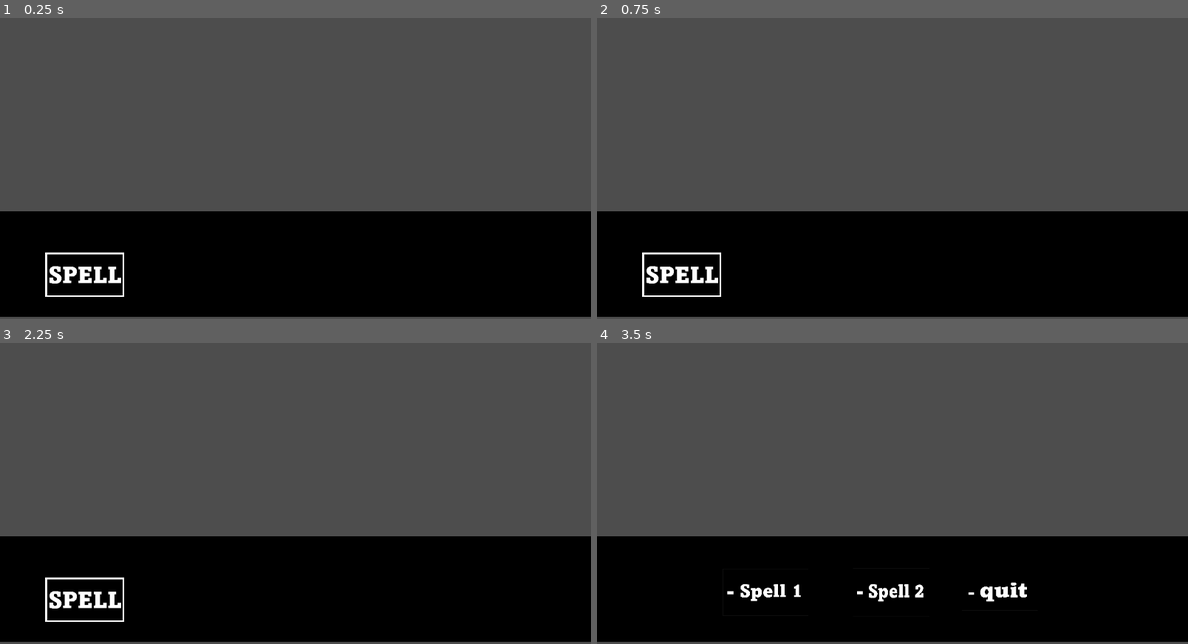
Above: before the commit, frames 1-4 (two rows, left to right).
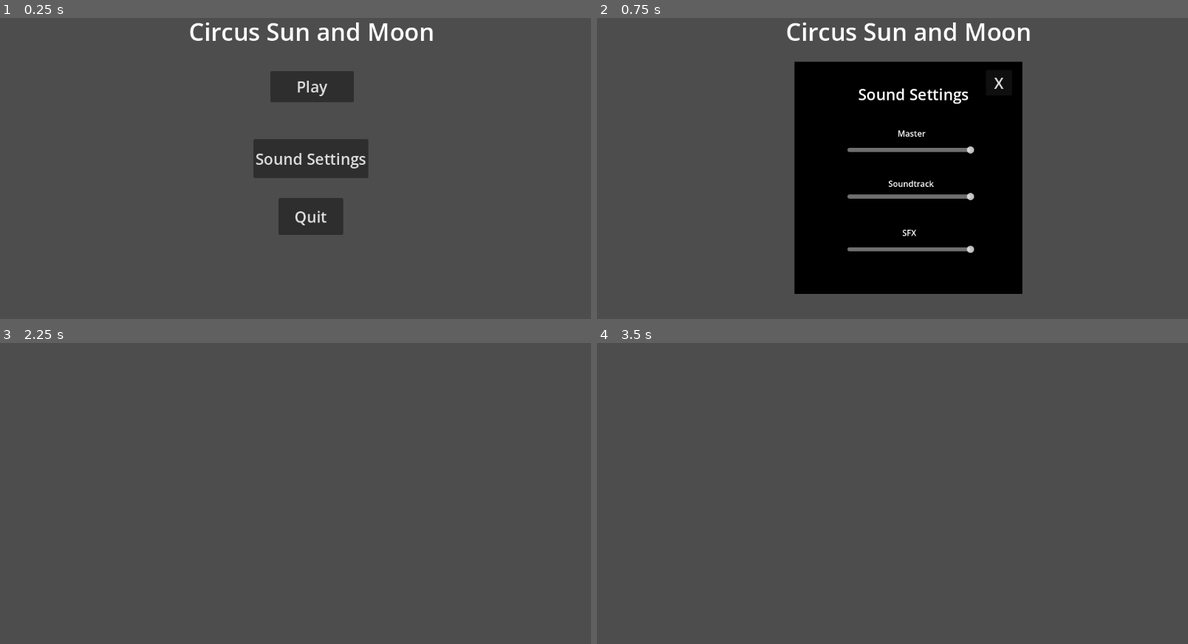
Above: after the commit, the same moments.

Repository: JasonJ13/CircusSunMoon
Game: Godot game, scene res://Scene/APP/app.tscn
The game is run twice, just before and just after one commit, with the same random seed, the same clock (stepped at 60 frames per second) and the same inputs. Before the commit the project starts from res://Scene/Test/test.tscn.
Inputs (mouse positions are in pixels of both pictures, inside the frame that each line leads up to):
- Up to frame 1 (0.25 s): no input
- Up to frame 2 (0.75 s): click (910, 159) at 0.5 s, where only the run after the commit has a clickable "Sound Settings"
- Up to frame 3 (2.25 s): click (401, 409) at 1.25 s, where only the run after the commit has a clickable "X"; click (313, 412) at 2 s, where only the run after the commit has a clickable "Play"
- Up to frame 4 (3.5 s): click (679, 598) at 2.77 s

The runs differ from the first frame. In frame 1, 40% of the frame differs, in the area x 0-100%, y 1-100%; in frame 2, 45%; in frame 3, 35%; in frame 4, 35%.

Commit message:
Finishing Menu and SFX settings

Diff:
--- /dev/null
+++ b/Scene/APP/app.tscn
@@ -0,0 +1,23 @@
+[gd_scene format=3 uid="uid://bmv4s0fsvdp2w"]
+
+[ext_resource type="PackedScene" uid="uid://rnupwuqu6c8n" path="res://Scene/MainMenu/MainMenu.tscn" id="1_8h336"]
+[ext_resource type="Script" uid="uid://jqpikbrdbbdo" path="res://Script/APP/app.gd" id="1_tay45"]
+[ext_resource type="PackedScene" uid="uid://dqoddm88ktvch" path="res://Scene/SFX/sfx.tscn" id="2_tay45"]
+
+[node name="APP" type="Control" unique_id=651810850]
+layout_mode = 3
+anchors_preset = 15
+anchor_right = 1.0
+anchor_bottom = 1.0
+grow_horizontal = 2
+grow_vertical = 2
+script = ExtResource("1_tay45")
+
+[node name="MainMenu" parent="." unique_id=1614029504 instance=ExtResource("1_8h336")]
+layout_mode = 1
+
+[node name="SFX" parent="." unique_id=485798726 instance=ExtResource("2_tay45")]
+
+[connection signal="game_start" from="." to="SFX" method="_on_app_game_start"]
+[connection signal="on_play" from="MainMenu" to="." method="_on_main_menu_on_play"]
+[connection signal="on_quit" from="MainMenu" to="." method="_on_main_menu_on_quit"]
--- a/Scene/MainMenu/MainMenu.tscn
+++ b/Scene/MainMenu/MainMenu.tscn
@@ -1,4 +1,7 @@
 [gd_scene format=3 uid="uid://rnupwuqu6c8n"]
+
+[ext_resource type="Script" uid="uid://cvmlmm6unx76t" path="res://Script/MainMenu/main_menu.gd" id="1_lck82"]
+[ext_resource type="PackedScene" uid="uid://0p2t77b6t20r" path="res://Scene/MainMenu/sound_setting.tscn" id="2_b4s8y"]
 
 [sub_resource type="LabelSettings" id="LabelSettings_o12uj"]
 font_size = 47
@@ -10,6 +13,7 @@
 anchor_bottom = 1.0
 grow_horizontal = 2
 grow_vertical = 2
+script = ExtResource("1_lck82")
 
 [node name="Label" type="Label" parent="." unique_id=624498139]
 layout_mode = 0
@@ -29,7 +33,7 @@
 theme_override_font_sizes/font_size = 30
 text = "Play"
 
-[node name="SoundSetting" type="Button" parent="." unique_id=1260568817]
+[node name="SoundSettingButton" type="Button" parent="." unique_id=1260568817]
 layout_mode = 0
 offset_left = 494.0
 offset_top = 297.0
@@ -38,7 +42,7 @@
 theme_override_font_sizes/font_size = 30
 text = "Sound Settings"
 
-[node name="Button" type="Button" parent="." unique_id=585952680]
+[node name="QuitButton" type="Button" parent="." unique_id=585952680]
 layout_mode = 0
 offset_left = 543.0
 offset_top = 412.0
@@ -46,3 +50,15 @@
 offset_bottom = 484.0
 theme_override_font_sizes/font_size = 30
 text = "Quit"
+
+[node name="SoundSetting" parent="." unique_id=2041703280 instance=ExtResource("2_b4s8y")]
+visible = false
+layout_mode = 0
+offset_left = 0.0
+offset_top = 0.0
+offset_right = 1153.0
+offset_bottom = 650.0
+
+[connection signal="pressed" from="PlayButton" to="." method="_on_play_button_pressed"]
+[connection signal="pressed" from="SoundSettingButton" to="SoundSetting" method="_on_sound_setting_button_pressed"]
+[connection signal="pressed" from="QuitButton" to="." method="_on_quit_button_pressed"]
--- /dev/null
+++ b/Scene/MainMenu/sound_setting.tscn
@@ -0,0 +1,116 @@
+[gd_scene format=3 uid="uid://0p2t77b6t20r"]
+
+[ext_resource type="Script" uid="uid://cetemqr7o26vm" path="res://Script/MainMenu/sound_setting.gd" id="1_fssin"]
+[ext_resource type="Texture2D" uid="uid://ck034vpoe3tyo" path="res://Asset/Images/black.png" id="2_igi57"]
+
+[node name="SoundSetting" type="Control" unique_id=2041703280]
+layout_mode = 3
+anchors_preset = 0
+offset_left = 1.0
+offset_top = -1.0
+offset_right = 1154.0
+offset_bottom = 649.0
+script = ExtResource("1_fssin")
+
+[node name="Background" type="TextureRect" parent="." unique_id=1126852662]
+layout_mode = 0
+offset_left = 385.0
+offset_top = 146.0
+offset_right = 829.0
+offset_bottom = 599.0
+texture = ExtResource("2_igi57")
+expand_mode = 1
+
+[node name="Label" type="Label" parent="." unique_id=401208704]
+layout_mode = 0
+offset_left = 509.0
+offset_top = 188.0
+offset_right = 725.0
+offset_bottom = 230.0
+theme_override_font_sizes/font_size = 30
+text = "Sound Settings"
+
+[node name="CloseSetting" type="Button" parent="." unique_id=1573142327]
+layout_mode = 0
+offset_left = 758.0
+offset_top = 162.0
+offset_right = 809.0
+offset_bottom = 212.0
+theme_override_font_sizes/font_size = 30
+text = "X"
+
+[node name="Master" type="Control" parent="." unique_id=1033232989]
+anchors_preset = 0
+offset_right = 40.0
+offset_bottom = 40.0
+
+[node name="Label" type="Label" parent="Master" unique_id=947050763]
+layout_mode = 0
+offset_left = 586.0
+offset_top = 274.0
+offset_right = 641.0
+offset_bottom = 297.0
+text = "Master"
+
+[node name="MasterSlider" type="HSlider" parent="Master" unique_id=1014998535]
+layout_mode = 0
+offset_left = 488.0
+offset_top = 300.0
+offset_right = 736.0
+offset_bottom = 337.0
+max_value = 1.0
+step = 0.001
+value = 1.0
+
+[node name="Soundtrack" type="Control" parent="." unique_id=175372409]
+anchors_preset = 0
+offset_top = 91.0
+offset_right = 40.0
+offset_bottom = 131.0
+
+[node name="Label" type="Label" parent="Soundtrack" unique_id=234044731]
+layout_mode = 0
+offset_left = 568.0
+offset_top = 281.0
+offset_right = 657.0
+offset_bottom = 304.0
+text = "Soundtrack"
+
+[node name="SoundtrackSlider" type="HSlider" parent="Soundtrack" unique_id=2083780720]
+layout_mode = 0
+offset_left = 488.0
+offset_top = 300.0
+offset_right = 736.0
+offset_bottom = 337.0
+max_value = 1.0
+step = 0.001
+value = 1.0
+
+[node name="SFX" type="Control" parent="." unique_id=1064095675]
+anchors_preset = 0
+offset_top = 194.0
+offset_right = 40.0
+offset_bottom = 234.0
+
+[node name="Label" type="Label" parent="SFX" unique_id=22518151]
+layout_mode = 0
+offset_left = 595.0
+offset_top = 274.0
+offset_right = 650.0
+offset_bottom = 297.0
+text = "SFX"
+
+[node name="SFXSlider" type="HSlider" parent="SFX" unique_id=1532151120]
+layout_mode = 0
+offset_left = 488.0
+offset_top = 300.0
+offset_right = 736.0
+offset_bottom = 337.0
+max_value = 1.0
+step = 0.001
+value = 1.0
+
+[connection signal="pressed" from="CloseSetting" to="." method="_on_close_setting_pressed"]
+[connection signal="value_changed" from="Master/MasterSlider" to="." method="_on_master_slider_value_changed"]
+[connection signal="value_changed" from="Soundtrack/SoundtrackSlider" to="." method="_on_soundtrack_slider_value_changed"]
+[connection signal="value_changed" from="SFX/SFXSlider" to="." method="_on_sfx_slider_value_changed"]
--- a/Scene/SFX/sfx.tscn
+++ b/Scene/SFX/sfx.tscn
@@ -1,22 +1,23 @@
 [gd_scene format=3 uid="uid://dqoddm88ktvch"]
 
-[ext_resource type="AudioStream" uid="uid://faukvu3p26lr" path="res://Asset/SFX/Circus SunMoon.wav" id="1_nlxgm"]
 [ext_resource type="Script" uid="uid://jmlier4tf5vh" path="res://Script/SFX/sfx.gd" id="1_npfgb"]
 [ext_resource type="AudioStream" uid="uid://pvhfjrgovu61" path="res://Asset/SFX/Circus Moon.wav" id="2_npfgb"]
+[ext_resource type="Script" uid="uid://crdyr004tpf12" path="res://Script/SFX/circus_moon.gd" id="3_dti4m"]
 [ext_resource type="AudioStream" uid="uid://c45a5aw2xnq0i" path="res://Asset/SFX/Circus Sun.wav" id="3_sl0mt"]
+[ext_resource type="Script" uid="uid://dn7eipmp56lm7" path="res://Script/SFX/circus_sun.gd" id="5_u1kxe"]
 
 [node name="SFX" type="Node" unique_id=485798726]
 script = ExtResource("1_npfgb")
 
-[node name="test" type="AudioStreamPlayer" parent="." unique_id=92527422]
-stream = ExtResource("1_nlxgm")
-
 [node name="CircusMoon" type="AudioStreamPlayer" parent="." unique_id=295726462]
 stream = ExtResource("2_npfgb")
-autoplay = true
 bus = &"Moon"
+script = ExtResource("3_dti4m")
 
 [node name="CircusSun" type="AudioStreamPlayer" parent="." unique_id=62891149]
 stream = ExtResource("3_sl0mt")
-autoplay = true
 bus = &"Sun"
+script = ExtResource("5_u1kxe")
+
+[connection signal="play_sountrack" from="." to="CircusMoon" method="_on_sfx_play_sountrack"]
+[connection signal="play_sountrack" from="." to="CircusSun" method="_on_sfx_play_sountrack"]
--- /dev/null
+++ b/Script/APP/app.gd
@@ -0,0 +1,32 @@
+extends Control
+
+# Signals
+# -----------
+
+signal game_start
+
+
+
+# Methods
+# ------------
+
+# Called when the node enters the scene tree for the first time.
+func _ready() -> void:
+	pass # Replace with function body.
+
+
+# Called every frame. 'delta' is the elapsed time since the previous frame.
+func _process(delta: float) -> void:
+	pass
+
+
+
+# Main Menu signals
+# ---------------------
+
+func _on_main_menu_on_play() -> void:
+	game_start.emit()
+
+
+func _on_main_menu_on_quit() -> void:
+	get_tree().quit()
--- /dev/null
+++ b/Script/MainMenu/main_menu.gd
@@ -0,0 +1,19 @@
+extends Control
+
+# Signals
+# -------------
+
+signal on_quit
+signal on_play
+
+
+# Internal Signals
+# ------------------
+
+func _on_quit_button_pressed() -> void:
+	on_quit.emit()
+
+
+func _on_play_button_pressed() -> void:
+	visible = false
+	on_play.emit()
--- /dev/null
+++ b/Script/MainMenu/sound_setting.gd
@@ -0,0 +1,37 @@
+extends Control
+
+# Variables
+# ------------
+var _MasterBus:int = AudioServer.get_bus_index("Master")
+var _SoundtrackBus:int = AudioServer.get_bus_index("Sountrack")
+var _SFXBus:int = AudioServer.get_bus_index("SFX")
+
+
+
+# Internal signals
+# -----------------------
+
+func _on_close_setting_pressed() -> void:
+	visible = false
+
+
+# Sliders
+# ------------
+
+func _on_master_slider_value_changed(value: float) -> void:
+	AudioServer.set_bus_volume_linear(_MasterBus, value)
+
+
+func _on_soundtrack_slider_value_changed(value: float) -> void:
+	AudioServer.set_bus_volume_linear(_SoundtrackBus, value)
+
+
+func _on_sfx_slider_value_changed(value: float) -> void:
+	AudioServer.set_bus_volume_linear(_SFXBus, value)
+
+
+
+# Signals from outside
+# --------------------
+func _on_sound_setting_button_pressed() -> void:
+	visible = true
--- /dev/null
+++ b/Script/SFX/circus_moon.gd
@@ -0,0 +1,5 @@
+extends AudioStreamPlayer
+
+
+func _on_sfx_play_sountrack() -> void:
+	play()
--- /dev/null
+++ b/Script/SFX/circus_sun.gd
@@ -0,0 +1,5 @@
+extends AudioStreamPlayer
+
+
+func _on_sfx_play_sountrack() -> void:
+	play()
--- a/Script/SFX/sfx.gd
+++ b/Script/SFX/sfx.gd
@@ -1,5 +1,14 @@
 extends Node
 
+# Signals
+# ------------
+signal play_sountrack
+signal stop_soundtrack
+
+
+
+# Variables
+# -----------------
 var _SunBuse:int = AudioServer.get_bus_index("Sun")
 # var _MoonBuse:int = AudioServer.get_bus_index("Moon")
 
@@ -9,12 +18,18 @@
 var _soundCursor:float
 
 
+
+# Methods
+# -------------------
+
 # Called when the node enters the scene tree for the first time.
 func _ready() -> void:
-	await get_tree().create_timer(5.0).timeout
-	toMoon()
-	await get_tree().create_timer(5.0).timeout
-	toSun()
+	# tests
+	#await get_tree().create_timer(5.0).timeout
+	#toMoon()
+	#await get_tree().create_timer(5.0).timeout
+	#toSun()
+	pass
 
 
 # Called every frame. 'delta' is the elapsed time since the previous frame.
@@ -47,3 +62,14 @@
 	_soundCursor = 1.0
 	_isToMoon = true
 	# AudioServer.set_bus_volume_linear(SunBuse, 0.0)
+
+
+func start_soundtracks() -> void:
+	play_sountrack.emit()
+
+
+# Signals from OTHERS
+# ----------------------
+
+func _on_app_game_start() -> void:
+	start_soundtracks()
--- a/project.godot
+++ b/project.godot
@@ -11,9 +11,13 @@
 [application]
 
 config/name="CircusSunMoon"
-run/main_scene="uid://cj03tr65hyydd"
+run/main_scene="uid://bmv4s0fsvdp2w"
 config/features=PackedStringArray("4.6", "Forward Plus")
 config/icon="res://Asset/other/icon.svg"
+
+[audio]
+
+buses/default_bus_layout="uid://b1a5fgsh7fw38"
 
 [display]
 
Binary file added: Asset/Images/black.png
Not shown, added: Asset/Images/black.png.import
Not shown, added: Script/APP/app.gd.uid
Not shown, added: Script/MainMenu/main_menu.gd.uid
Not shown, added: Script/MainMenu/sound_setting.gd.uid
Not shown, added: Script/SFX/circus_moon.gd.uid
Not shown, added: Script/SFX/circus_sun.gd.uid
